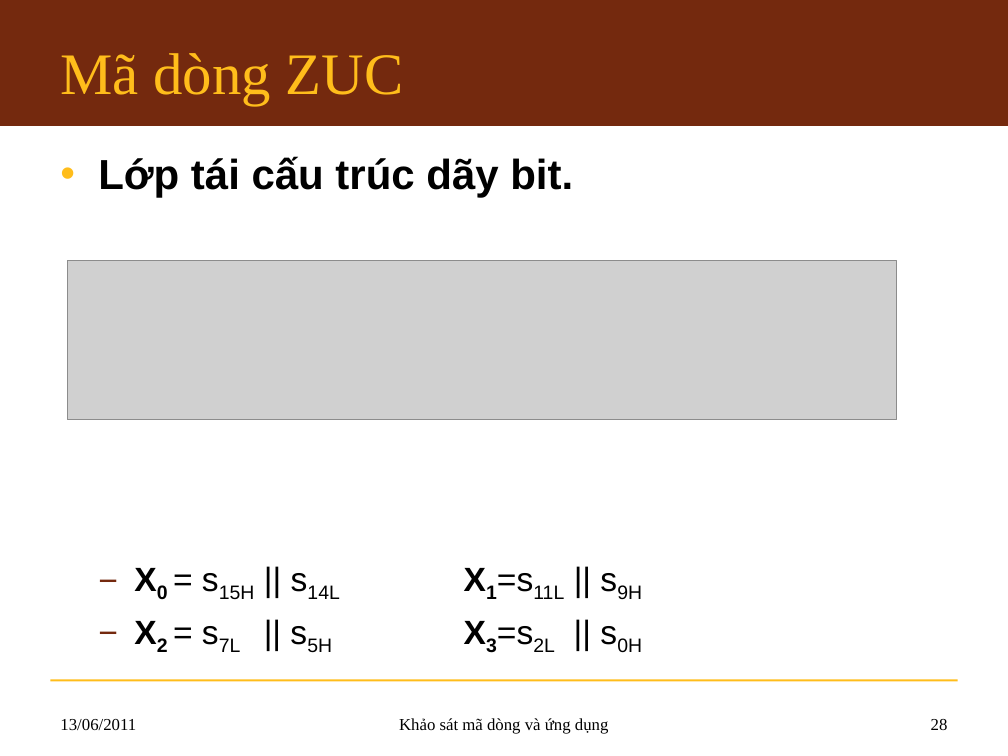
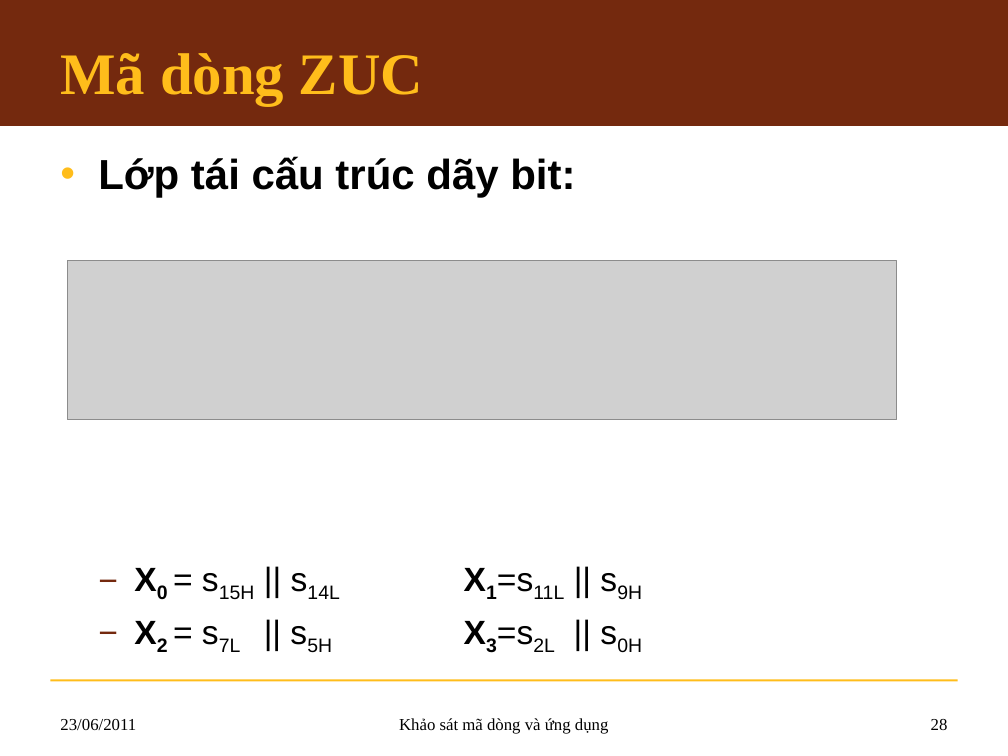
Before and after one commit to hemprasad/lvmm-sc, a slide deck: slide 28 of 7.Slide/KLTN_Slide.pptx. Drawn at 1008x756 pixels with LibreOffice and Linux fonts; fonts in the diff are those of the drawing; grey boxes stand for pictures; background and template pictures are left out. Boxes give left, top, right and bottom in pixels: in the first picture for what was removed or moved away, otherwise in the second. Text is boxed around its words. In the diff, an @@ line names an element or a change of style, - is before the commit and + after.

```diff
--- a/7.Slide/KLTN_Slide.pptx
+++ b/7.Slide/KLTN_Slide.pptx
@@ title "Mã dòng ZUC" at (60,53,423,105): bold on @@
@@ text at (98,156,575,198): text changed @@
-• Lớp tái cấu trúc dãy bit.
+• Lớp tái cấu trúc dãy bit:
@@ text at (60,719,136,730): text changed @@
-13/06/2011
+23/06/2011
```
Also in this commit, not shown: 71 other slides changed.
